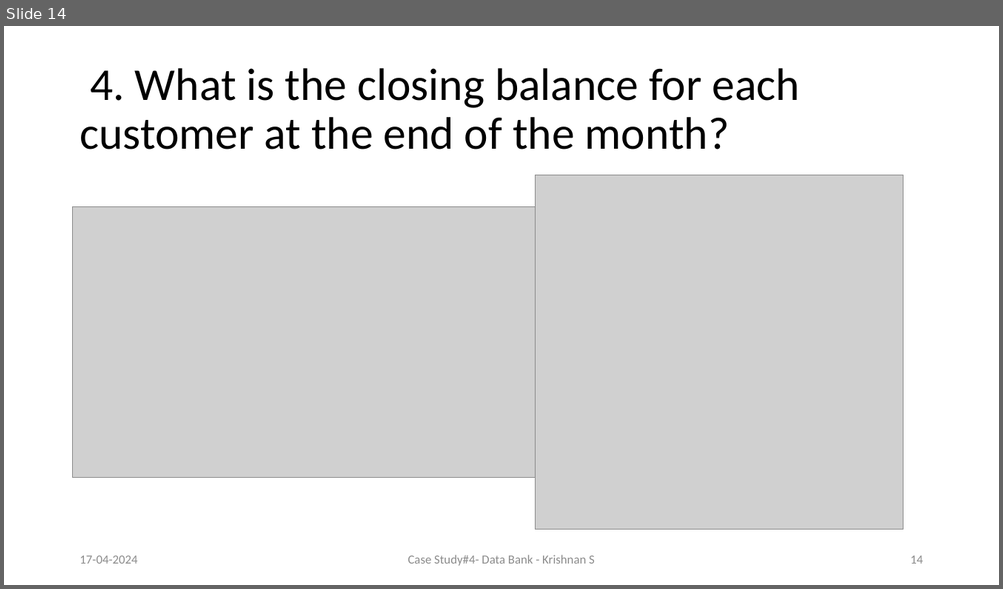
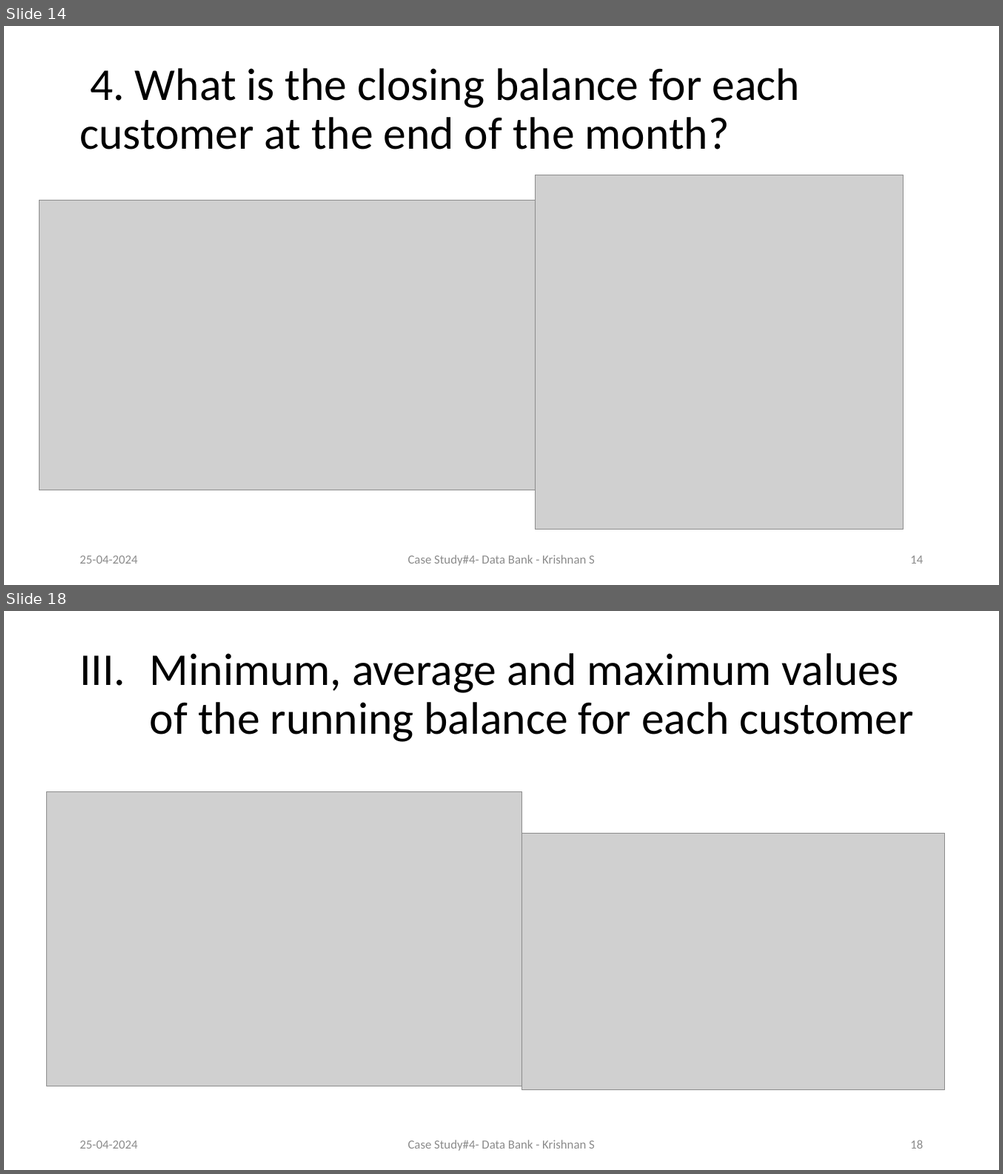
Before and after one commit to Krishnann-s/8-Week-SQL-Challenge, a slide deck: Case Study 4/Data Bank.pptx. Shown one above the other, each under a label of ours: slide 14 before the commit, slides 14 and 18 after it; the slides between them are not shown. The pictures are 1003x589 and 1003x1174 pixels, drawn with LibreOffice and Linux fonts; fonts in the diff are those of the drawing; grey boxes stand for pictures. Boxes give left, top, right and bottom in pixels: in the first picture for what was removed or moved away, otherwise in the second. Text is boxed around its words. In the diff, an @@ line names an element or a change of style, - is before the commit and + after.

Commit message:
fixed case Study 4 ppt

```diff
--- a/Case Study 4/Data Bank.pptx
+++ b/Case Study 4/Data Bank.pptx
@@ slide 18 added at [4, 611, 999, 1170], background #FFFFFF @@
@@ title added at [150, 653, 913, 742], 44 pt, text #000000 @@
+III. Minimum, average and maximum values of the running balance for each customer
@@ picture added at [46, 792, 522, 1086] @@
@@ picture added at [522, 833, 945, 1091] @@
@@ text added at [79, 1141, 137, 1149], 12 pt, text #8C8C8C @@
+25-04-2024
@@ text added at [408, 1140, 595, 1151], 12 pt, text #8C8C8C @@
+Case Study#4- Data Bank - Krishnan S
@@ page number added at [910, 1140, 922, 1149], 12 pt, text #8C8C8C @@
+18
@@ slide 14 changed as well @@
@@ picture: place and size @@
-picture at [73, 207, 535, 477]
+picture at [39, 200, 535, 491]
@@ text at [79, 556, 137, 564]: text changed @@
-17-04-2024
+25-04-2024
```
Also in this commit, not shown: 13 other slides changed, 4 other slides added, 1 other file.
